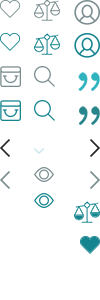
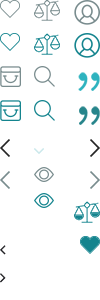
Layer changes from the first 100 x 300 image to the second:
added layer "<-small" above ">-small" over 0, 245, 6, 255
added layer ">-small" above "compare-hover" over 0, 273, 6, 283
